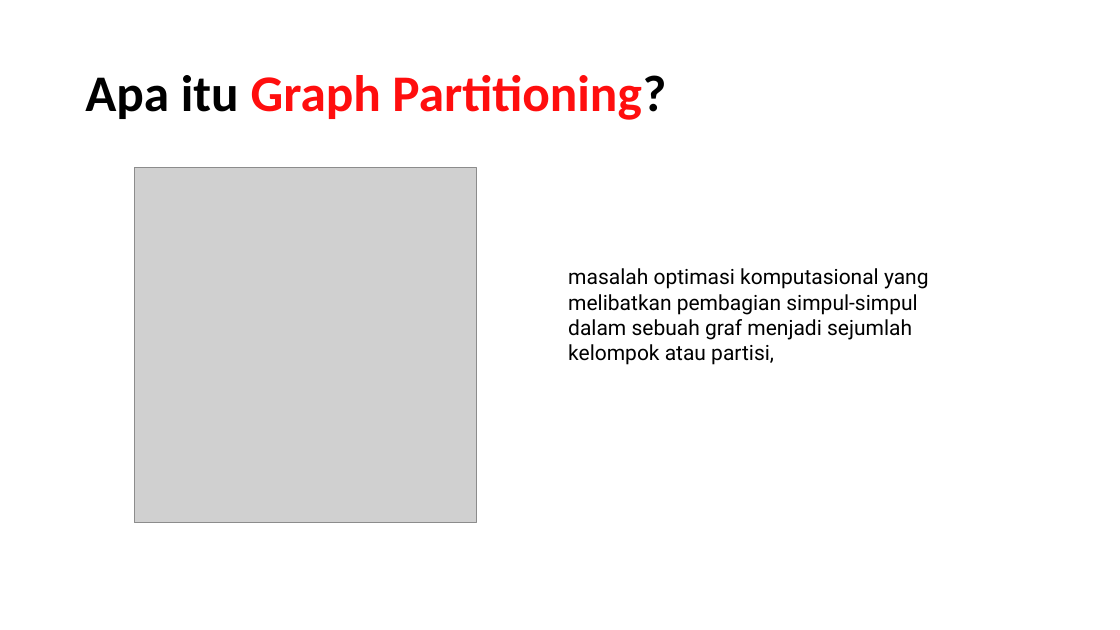
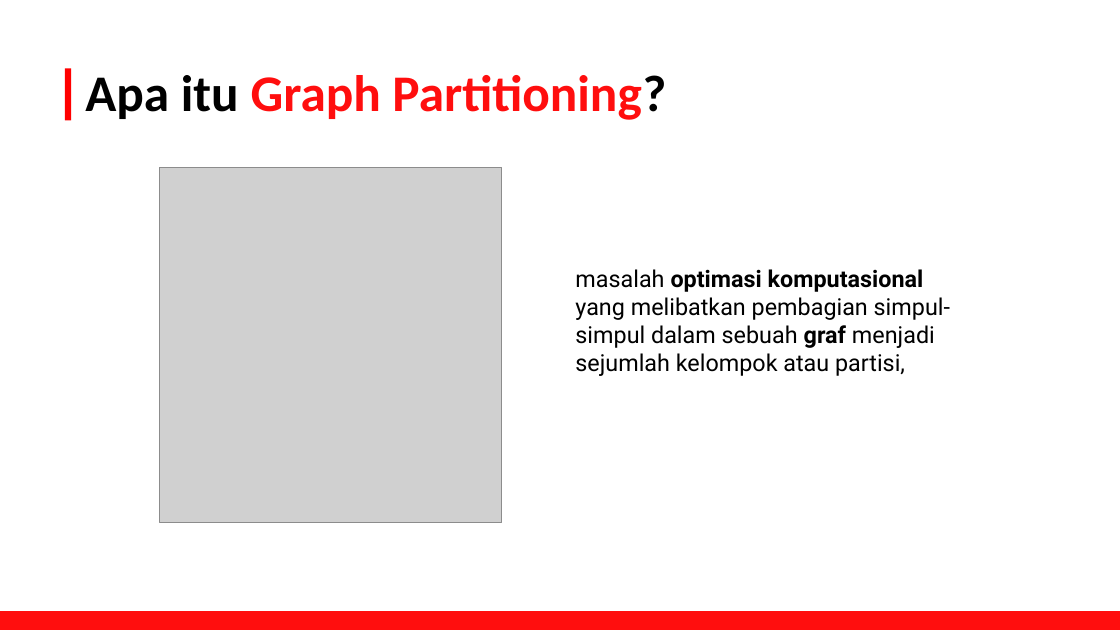
Before and after one commit to FelixFern/Graph-Partitioning-Optimization, a slide deck: slide 3 of documents/Graph Partitioning.pptx. Drawn at 1120x630 pixels with LibreOffice and Linux fonts; fonts in the diff are those of the drawing; grey boxes stand for pictures. Boxes give left, top, right and bottom in pixels: in the first picture for what was removed or moved away, otherwise in the second. Text is boxed around its words. In the diff, an @@ line names an element or a change of style, - is before the commit and + after.

```diff
--- a/documents/Graph Partitioning.pptx
+++ b/documents/Graph Partitioning.pptx
@@ rectangle added at (65,68,71,120), fill #FF0000 @@
@@ picture: place and size @@
-picture at (134,167,476,523)
+picture at (160,167,502,523)
@@ text "masalah optimasi komputasional yang melibatkan ...": place and size @@
-text "masalah optimasi komputasional yang melibatkan ..." at (568,268,929,365)
+text "masalah optimasi komputasional yang melibatkan ..." at (575,269,950,376)
@@ text "masalah optimasi komputasional yang melibatkan ..." at (575,269,950,376): size 18 to 20 pt; bold on in "optimasi komputasional graf" @@
@@ rectangle added at (0,612,1120,630), fill #FF0E0E @@
```
Also in this commit, not shown: 8 other slides changed, 32 slides added, 3 slides removed, 21 other files.
